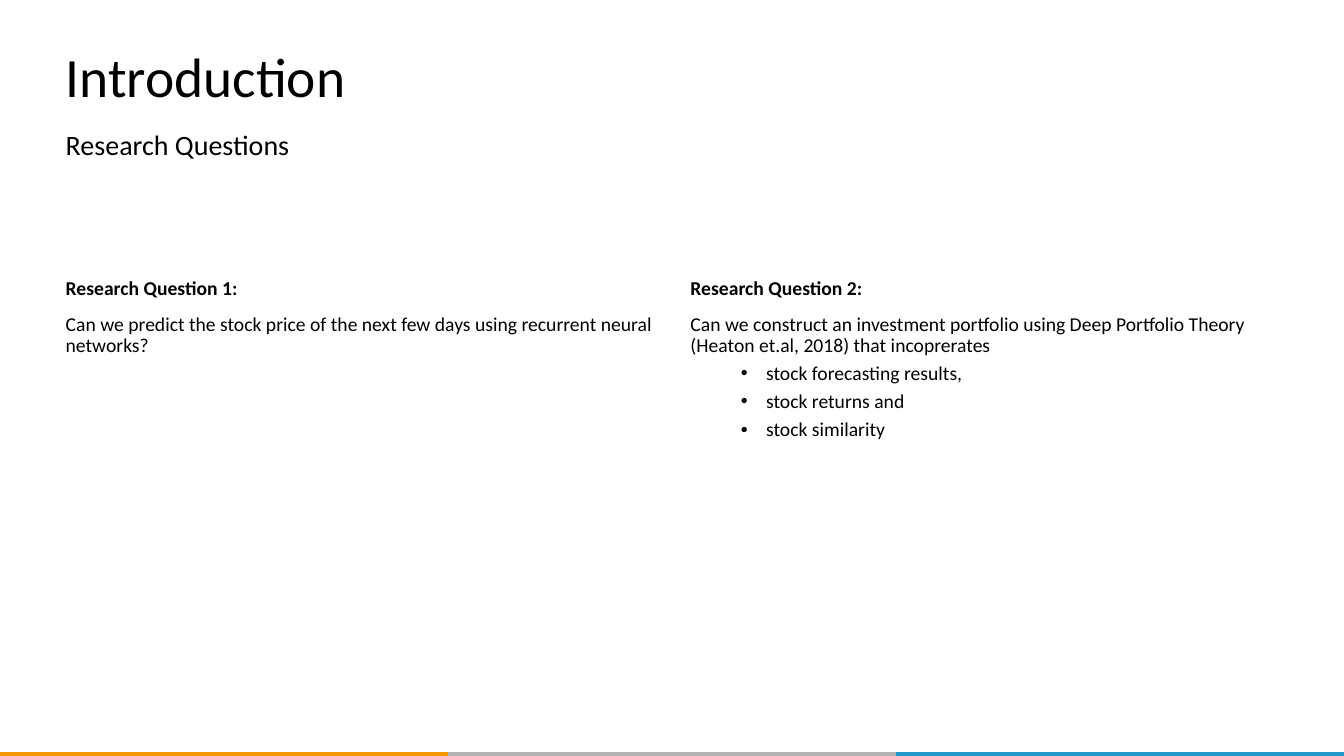
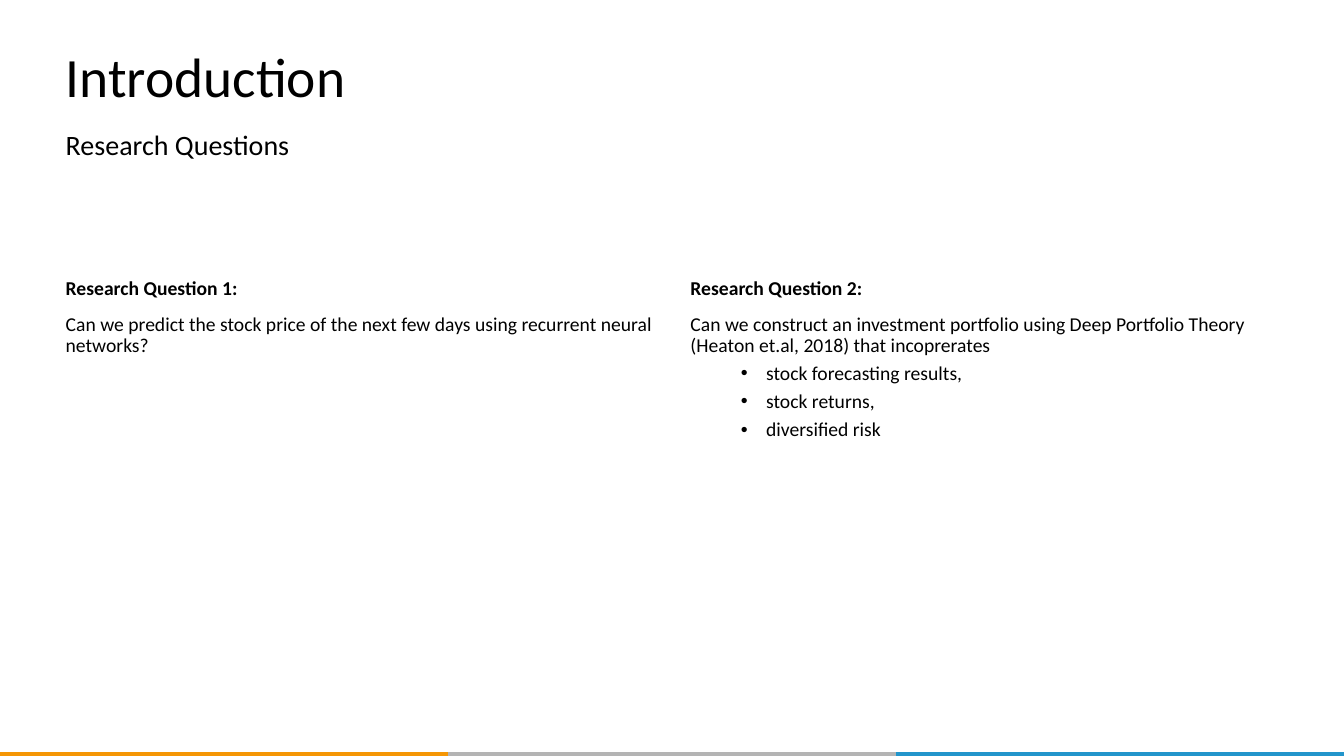
Before and after one commit to QUER01/FinanceModule, a slide deck: slide 4 of docs/dlw_conference_presentation.pptx. Drawn at 1344x756 pixels with LibreOffice and Linux fonts; fonts in the diff are those of the drawing; background and template pictures are left out. Boxes give left, top, right and bottom in pixels: in the first picture for what was removed or moved away, otherwise in the second. Text is boxed around its words. In the diff, an @@ line names an element or a change of style, - is before the commit and + after.

Commit message:
-- added plots for presentation -- changed similarity calculation to be based on correlation coefficient

```diff
--- a/docs/dlw_conference_presentation.pptx
+++ b/docs/dlw_conference_presentation.pptx
@@ text at bbox=[766, 394, 881, 436]: text changed @@
-  • stock returns and
-  • stock similarity
+  • stock returns,
+  • diversified risk
```
Also in this commit, not shown: 17 other slides changed, 15 slides added, 5 slides removed, 5 other files.
